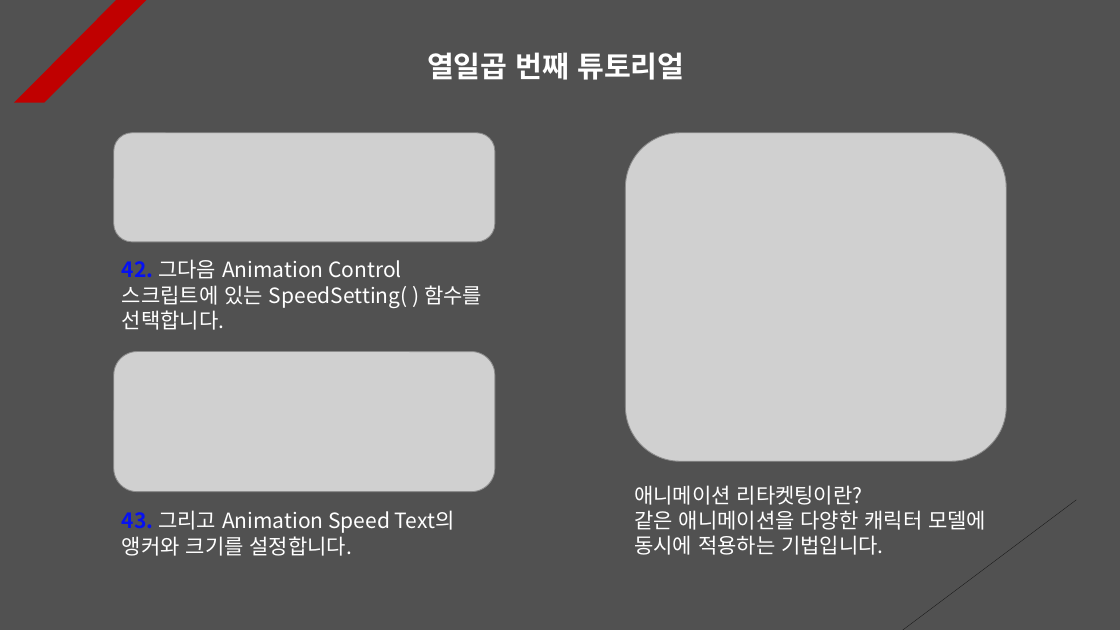
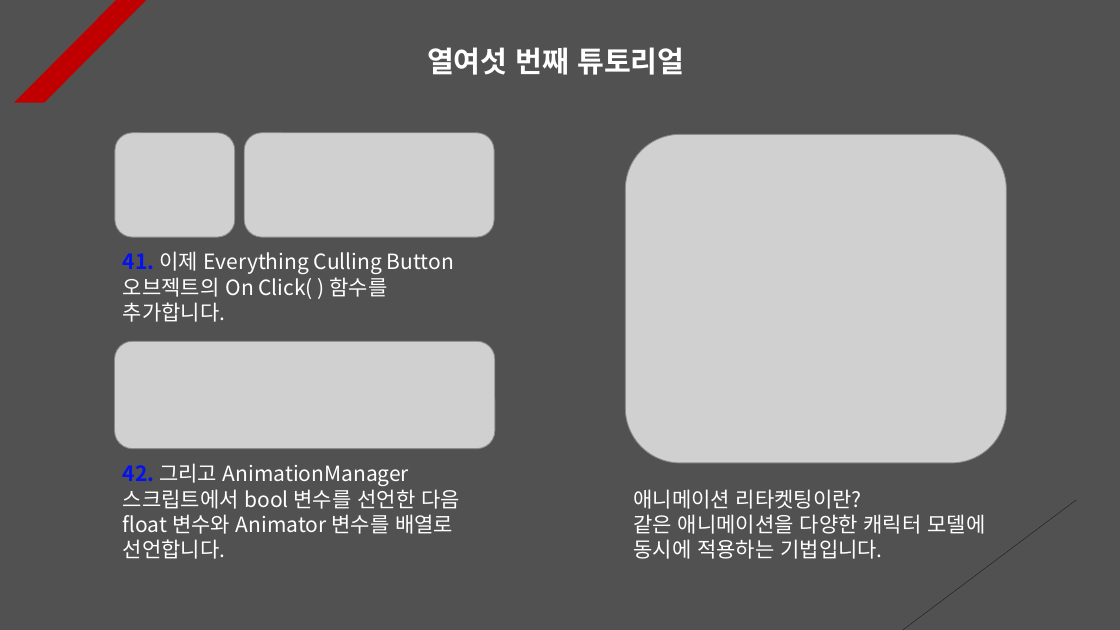
Before and after one commit to Unity2033/3D-UnityEngine, a slide deck: slide 16 of Assets/Class/Animation Retargeting/PPT Data/Animation Retargeting Example.pptx (slide 17 before the commit). Drawn at 1120x630 pixels with LibreOffice and Linux fonts; fonts in the diff are those of the drawing; grey boxes stand for pictures. Boxes give left, top, right and bottom in pixels: in the first picture for what was removed or moved away, otherwise in the second. Text is boxed around its words. In the diff, an @@ line names an element or a change of style, - is before the commit and + after.

Commit message:
NavMesh Agent Obstacle Tutorial Renewal
- Apply and set occlusion culling

- Each PPT data update

- Delete and add resource data

```diff
--- a/Assets/Class/Animation Retargeting/PPT Data/Animation Retargeting Example.pptx
+++ b/Assets/Class/Animation Retargeting/PPT Data/Animation Retargeting Example.pptx
@@ text at (427,47,684,75): text changed @@
-열일곱 번째 튜토리얼
+열여섯 번째 튜토리얼
@@ picture added at (115,133,235,237) @@
@@ picture: place and size @@
-picture at (113,133,495,242)
+picture at (245,133,494,237)
@@ text at (123,251,454,322): text changed @@
-42. 그다음 Animation Control 스크립트에 있는 SpeedSetting( ) 함수를 선택합니다.
+41. 이제 Everything Culling Button 오브젝트의 On Click( ) 함수를 추가합니다.
@@ picture: place and size @@
-picture at (113,352,495,492)
+picture at (114,341,495,449)
@@ text at (123,463,460,559): text changed @@
-43. 그리고 Animation Speed Text의 앵커와 크기를 설정합니다.
+42. 그리고 AnimationManager 스크립트에서 bool 변수를 선언한 다음 float 변수와 Animator 변수를 배열로 선언합니다.
@@ text "애니메이션 리타켓팅이란?": place and size @@
-text "애니메이션 리타켓팅이란?" at (634,485,986,555)
+text "애니메이션 리타켓팅이란?" at (633,489,985,559)
```
Also in this commit, not shown: 5 other slides changed, 1 slide added, 2 slides removed, 19 other files.
